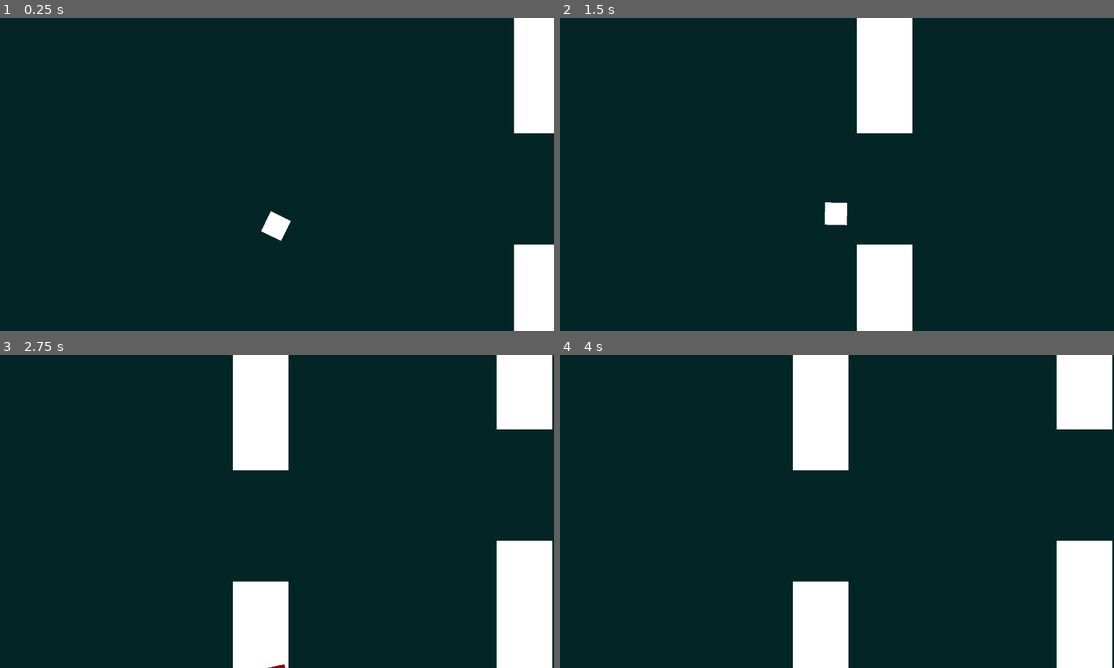
Above: before the commit, frames 1-4 (two rows, left to right).
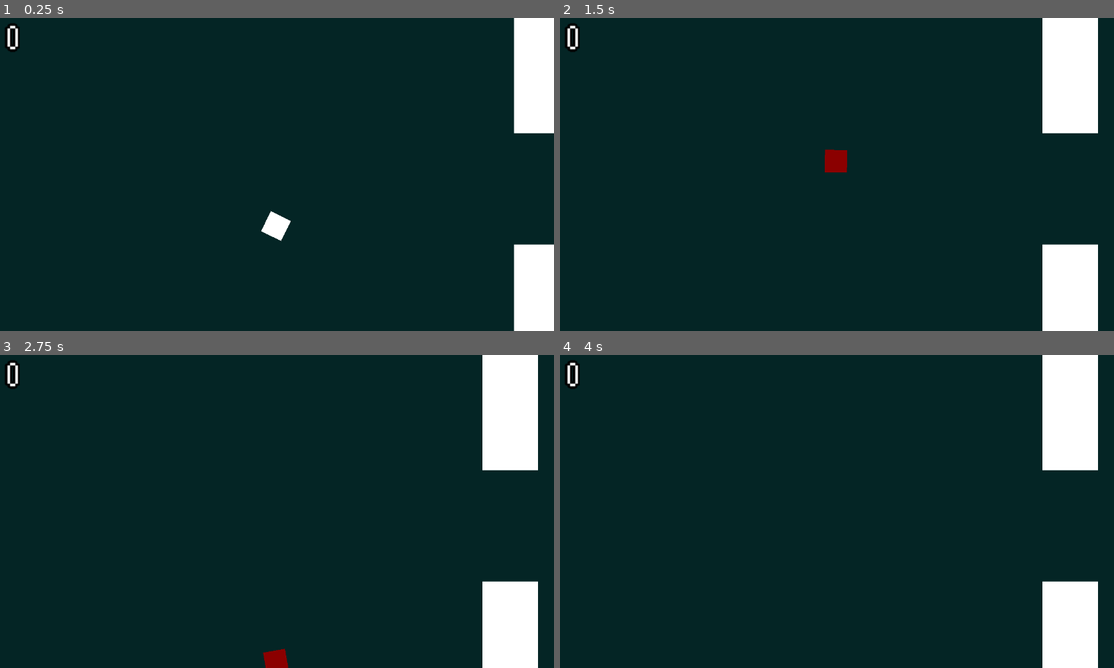
Above: after the commit, the same moments.

Repository: Nabil080/flappy-square
Game: Godot game, scene res://core/game.tscn
Same seed, same stepped clock (60 frames per second), same inputs: the game is played once before the commit and once after it.
Inputs:
- Up to frame 1 (0.25 s): no input
- Up to frame 2 (1.5 s): tap Space (flap) at 0.77, 1.07 s
- Up to frame 3 (2.75 s): tap Space (flap) at 1.52, 1.82 s
- Up to frame 4 (4 s): tap Space (flap) at 3.02, 3.32, 3.77 s; tap Enter at 3.5 s

The runs differ from the first frame. In frame 1, 0.2% of the frame differs, in the area x 0-4%, y 1-11%; in frame 2, 14%, in the area x 0-98%, y 0-100%; in frame 3, 12%; in frame 4, 12%.

Commit message:
score gui

Diff:
--- a/core/game.gd
+++ b/core/game.gd
@@ -1,5 +1,6 @@
 extends Node2D
 
+@onready var score_label: Label = $UI/Score
 var score := 0
 
 func _on_player_is_dead() -> void:
@@ -7,4 +8,7 @@
 
 func _on_pipe_manager_player_entered() -> void:
 	score += 1
-	print("player entered, new score : ", score)
+	_update_ui()
+
+func _update_ui():
+	score_label.text = str(score)
--- a/core/game.tscn
+++ b/core/game.tscn
@@ -1,8 +1,9 @@
-[gd_scene load_steps=6 format=3 uid="uid://de6r0u0ts5icg"]
+[gd_scene load_steps=7 format=3 uid="uid://de6r0u0ts5icg"]
 
 [ext_resource type="Script" uid="uid://bqq3unspphv04" path="res://core/game.gd" id="1_a04qp"]
 [ext_resource type="PackedScene" uid="uid://fdaqc1nnjjjc" path="res://entities/player.tscn" id="1_d3un6"]
 [ext_resource type="Script" uid="uid://b65on5c3f8f6l" path="res://core/pipe_manager.gd" id="2_5sg27"]
+[ext_resource type="FontFile" uid="uid://cg24g0btouosh" path="res://assets/ari-w9500-condensed.ttf" id="2_a04qp"]
 
 [sub_resource type="WorldBoundaryShape2D" id="WorldBoundaryShape2D_ey2n3"]
 
@@ -19,6 +20,7 @@
 offset_bottom = 180.0
 
 [node name="Background" type="ColorRect" parent="UI"]
+z_index = -5
 layout_mode = 1
 anchors_preset = 15
 anchor_right = 1.0
@@ -27,10 +29,28 @@
 grow_vertical = 2
 color = Color(0.015719434, 0.14369178, 0.14420378, 1)
 
-[node name="Floor" type="StaticBody2D" parent="."]
+[node name="Score" type="Label" parent="UI"]
+z_index = 1
+layout_mode = 1
+offset_left = 4.0
+offset_right = 11.0
+offset_bottom = 21.0
+theme_override_colors/font_outline_color = Color(0, 0, 0, 1)
+theme_override_constants/outline_size = 5
+theme_override_fonts/font = ExtResource("2_a04qp")
+text = "0"
+
+[node name="Floor" type="StaticBody2D" parent="." groups=["enemy"]]
 position = Vector2(160, 180)
 
 [node name="CollisionShape2D" type="CollisionShape2D" parent="Floor"]
+shape = SubResource("WorldBoundaryShape2D_ey2n3")
+
+[node name="Ceiling" type="StaticBody2D" parent="." groups=["enemy"]]
+position = Vector2(160, 0)
+rotation = 3.1415927
+
+[node name="CollisionShape2D" type="CollisionShape2D" parent="Ceiling"]
 shape = SubResource("WorldBoundaryShape2D_ey2n3")
 
 [node name="Player" parent="." instance=ExtResource("1_d3un6")]
--- a/project.godot
+++ b/project.godot
@@ -41,3 +41,4 @@
 
 renderer/rendering_method="gl_compatibility"
 renderer/rendering_method.mobile="gl_compatibility"
+textures/default_filters/use_nearest_mipmap_filter=true
Binary file added: assets/ari-w9500-condensed.ttf
Not shown, added: assets/ari-w9500-condensed.ttf.import
